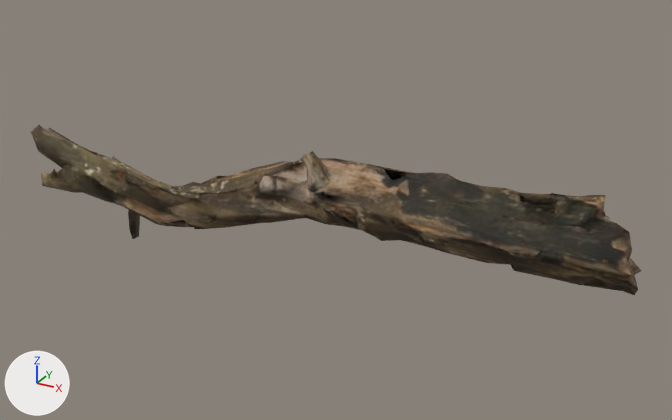
Before and after pictures for a commit that changed the glTF model client/assets/glb/dead_tree_trunk_02.glb.
The view is the same before and after, from a 50 mm camera at (2.81, -4.64, 2.66) aimed at (0.21, 0.09, 0.3). Every picture has the same lights, and +X, +Y and +Z are marked at lower left. The picture after the commit comes second. Vertices at exactly the same position are counted once.

Before the edit, the objects in view are built like this:
```python
me_fallen_log_5m_proxy_002 = bpy.data.meshes.new('fallen_log_5m_PROXY.002')
me_fallen_log_5m_proxy_002.from_pydata(...)  # 585 vertices, 1164 faces; spans x -1.92..2.12, y -0.55..0.5, z -0.32..0.71
me_fallen_log_5m_proxy_002.materials.append(mat_dead_tree_trunk_02)
ob_dead_tree_trunk_02 = bpy.data.objects.new('dead_tree_trunk_02', me_fallen_log_5m_proxy_002)
ob_dead_tree_trunk_02.location = (0.0, 0.0, 0.0)
```
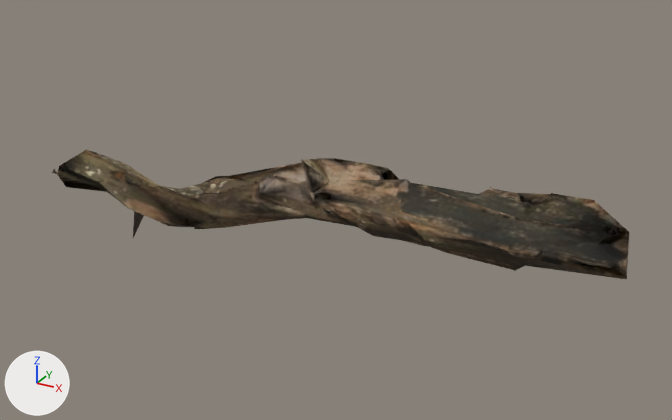
Location of each change, (x1, y1, x2, y2) in pixels of the pictures (672 x 420 px):
'dead_tree_trunk_02', reshaped (24% shorter): before (31, 125, 642, 295); after (52, 150, 629, 279)
part 1 of me_fallen_log_5m_proxy_002, cut back: before (31, 125, 642, 295); after (121, 162, 305, 226)

The change, as a diff of the scene's bpy script:
```diff
--- a/client/assets/glb/dead_tree_trunk_02.glb.py
+++ b/client/assets/glb/dead_tree_trunk_02.glb.py
@@ me_fallen_log_5m_proxy_002 @@
 # used by ob_dead_tree_trunk_02; location = (0.0, 0.0, 0.0)
-me_fallen_log_5m_proxy_002.from_pydata(...)  # 585 vertices, 1164 faces; spans x -1.92..2.12, y -0.55..0.5, z -0.32..0.71
+me_fallen_log_5m_proxy_002.from_pydata(...)  # 329 vertices, 650 faces; spans x -1.66..2.07, y -0.52..0.33, z -0.31..0.7
+# me_fallen_log_5m_proxy_002 part 1: 261 vertices removed from x -1.92..2.12, y -0.55..0.5, z -0.32..0.71; 5 vertices added at x -1.0..-0.06, y -0.16..0.29, z 0.02..0.5
 me_fallen_log_5m_proxy_002.materials.append(mat_dead_tree_trunk_02)
```
